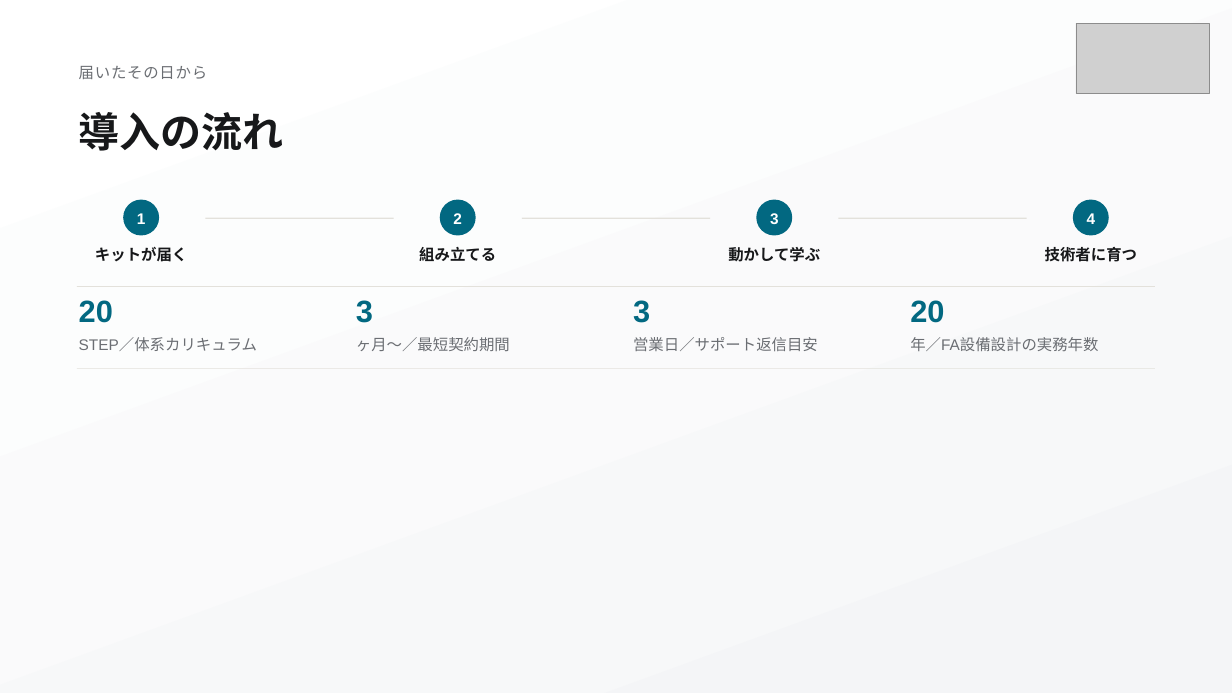
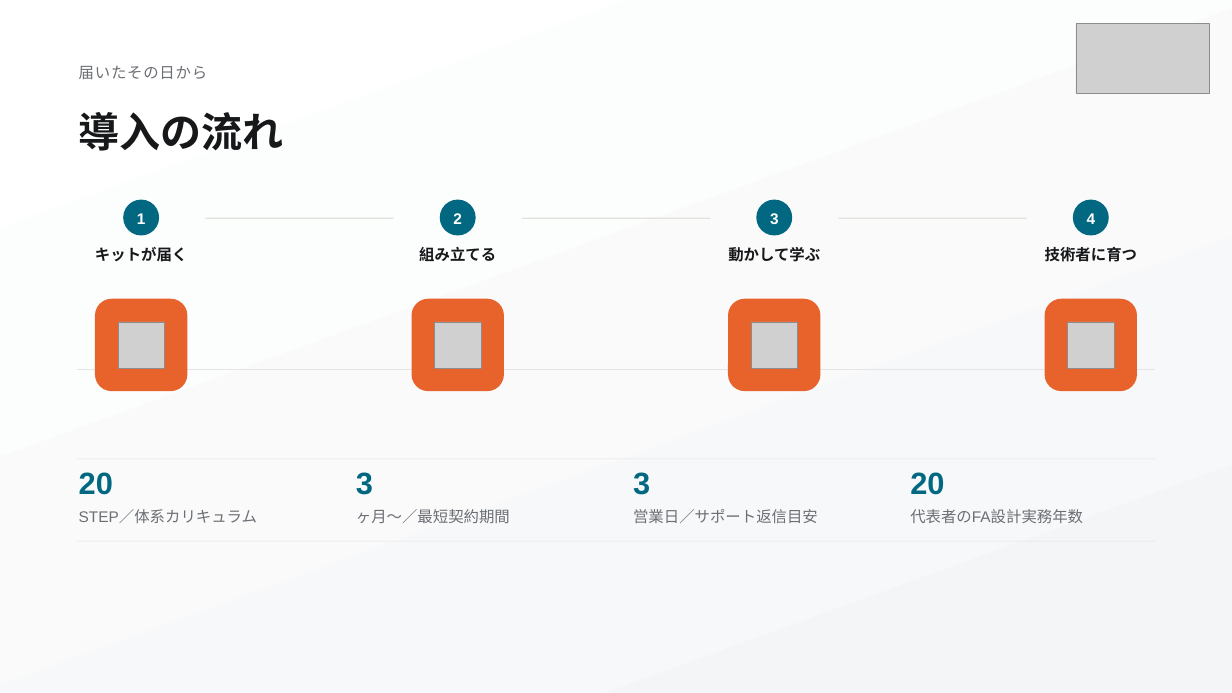
Before and after one commit to rigel20240128/obsidian-hokanko, a slide deck: slide 4 of 株式会社RIGEL/2.社内規定(RIGEL)/3.資料作成/3.RTSシステム/3.販促資料/プレゼン資料(P5)_改訂版.pptx. Drawn at 1232x693 pixels with LibreOffice and Linux fonts; fonts in the diff are those of the drawing; grey boxes stand for pictures. Boxes give left, top, right and bottom in pixels: in the first picture for what was removed or moved away, otherwise in the second. Text is boxed around its words. In the diff, an @@ line names an element or a change of style, - is before the commit and + after.

```diff
--- a/株式会社RIGEL/2.社内規定(RIGEL)/3.資料作成/3.RTSシステム/3.販促資料/プレゼン資料(P5)_改訂版.pptx
+++ b/株式会社RIGEL/2.社内規定(RIGEL)/3.資料作成/3.RTSシステム/3.販促資料/プレゼン資料(P5)_改訂版.pptx
@@ rounded rectangle added at (95, 299, 187, 391), fill #E8622C @@
@@ rounded rectangle added at (411, 299, 504, 391), fill #E8622C @@
@@ rounded rectangle added at (728, 299, 821, 391), fill #E8622C @@
@@ rounded rectangle added at (1045, 299, 1137, 391), fill #E8622C @@
@@ picture added at (118, 322, 164, 368) @@
@@ picture added at (435, 322, 481, 368) @@
@@ picture added at (751, 322, 797, 368) @@
@@ picture added at (1068, 322, 1114, 368) @@
@@ text removed at (910, 337, 1098, 351) @@
-年／FA設備設計の実務年数
@@ line added from (77, 370) to (1155, 370), #E5E5E5 0.75 pt @@
@@ 7 texts, 2 rectangles: place and size @@
-7 texts, 2 rectangles at (77, 286, 1155, 369)
+7 texts, 2 rectangles at (77, 459, 1155, 541)
@@ text added at (910, 509, 1083, 523), 18 pt, text #6B6E73 @@
+代表者のFA設計実務年数
```
Also in this commit, not shown: 2 other slides changed, 57 other files.
